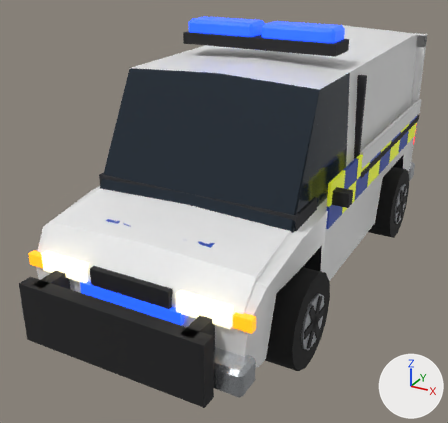
The glTF model assets/cars/policevan.glb, before and after one commit.
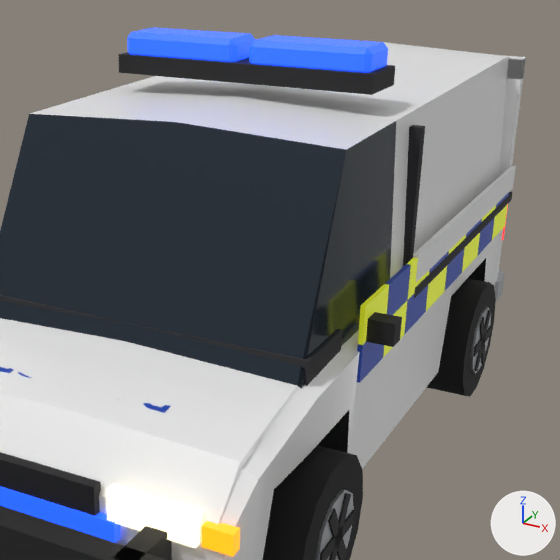
There are two pictures of each version: one whole from a 50 mm lens placed at (2.48, -5.36, 3.15), pointed at (-0.22, -0.44, 0.7), one close up on the part from 25% to 100% of the width and 0% to 79% of the height. Lighting does not change. The marker at lower right points along +X, +Y and +Z. The older version's two pictures come first. Where no turn or scale is listed for an object, it has been applied to the vertices. Vertices at exactly the same position are counted once.

Objects in the first close-up: 'policevan_body', 'policevan_door_l', 'policevan_wheel_fl', 'policevan_wheel_rl'.
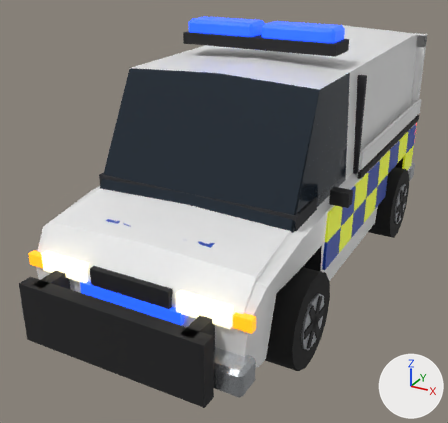
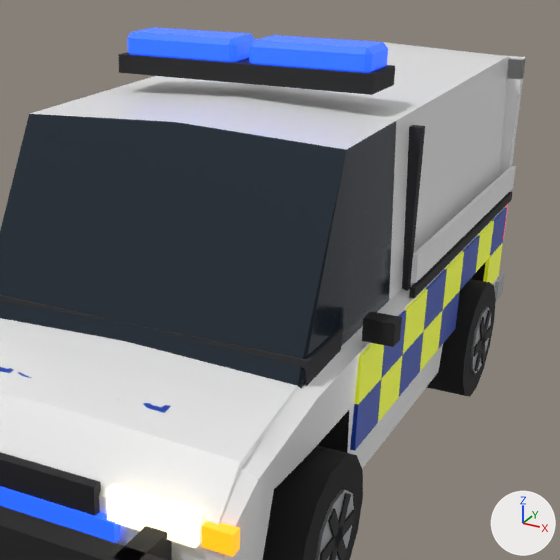
Location of each change, [x1, y1, x2, y2] in pixels of the close-ups (560 x 560 px; the box of a moved part takes in the faces that stretch with it):
'policevan_door_l', reshaped (7% narrower): before [344, 120, 411, 469]; after [344, 120, 406, 469]
part 1 of me_policevan_body, added (yellow): after [475, 221, 494, 273]
part 2 of me_policevan_body, deleted: before [426, 193, 509, 311]
part 3 of me_policevan_body, moved or reshaped: before [404, 217, 495, 334]; after [399, 207, 507, 396]
part 4 of me_policevan_door_l, deleted: before [383, 301, 407, 357]
part 5 of me_policevan_door_l, moved or reshaped: before [357, 264, 411, 383]; after [350, 310, 406, 451]

The change, as a diff of the scene's bpy script:
```diff
--- a/assets/cars/policevan.glb.py
+++ b/assets/cars/policevan.glb.py
@@ me_policevan_body @@
 # used by ob_policevan_body; location = (0.0, 0.0, 0.0)
-me_policevan_body.from_pydata(...)  # 1320 vertices, 2320 faces; spans x -1.01..1.01, y -2.56..2.46, z 0.3..2.47
+me_policevan_body.from_pydata(...)  # 1256 vertices, 2272 faces; spans x -1.01..1.01, y -2.56..2.46, z 0.3..2.47
+# me_policevan_body part 1: a new loose piece, a box spanning x 0.988..1.013, y 1.329..1.711, z 0.86..1.12, in mat_batty (yellow #d8e21a, glowing yellow #808716)
+# me_policevan_body part 2: 11 loose pieces with 88 vertices, spanning x -1.01..1.01, y -0.22..2.1, z 0.98..1.38, are deleted
+# me_policevan_body part 3: 34 vertices moved from x 0.99..1.01, y -0.22..1.71, z 0.98..1.38 to x 0.99..1.01, y -0.22..2.1, z 0.6..1.12; 14 vertices removed from x 0.99..1.01, y -0.22..1.71, z 0.98..1.38; 22 vertices added at x 0.99..1.01, y -0.22..2.1, z 0.6..1.12
+# other edits to the shape of me_policevan_body do not show in these pictures
 me_policevan_body.materials.append(mat_paint_policevan)
@@ me_policevan_door_l @@
 # used by ob_policevan_door_l; location = (1.0, -0.92, 0.0)
-me_policevan_door_l.from_pydata(...)  # 56 vertices, 78 faces; spans x -0.12..0.15, y 0.0..0.7, z 0.36..2.13
+me_policevan_door_l.from_pydata(...)  # 48 vertices, 78 faces; spans x -0.12..0.15, y 0.0..0.7, z 0.36..2.13
+# me_policevan_door_l part 4: the loose piece of 8 vertices spanning x -0.01..0.01, y 0.35..0.7, z 0.98..1.18 is deleted
+# me_policevan_door_l part 5
+# 10 vertices are removed from x -0.01..0.01, y 0.0..0.7, z 1.18..1.38
+# 28 faces are deleted
+# 4 vertices in x -0.01..0.01, y 0.0..0.35, z 0.98 move by (0.0, 0.0, -0.38)
+# 4 vertices in x -0.01..0.01, y 0.0..0.7, z 1.18 move by (0.0, 0.0, -0.32)
+# 4 vertices in x -0.01..0.01, y 0.35..0.7, z 1.38 move by (0.0, 0.0, -0.26)
+# 2 vertices move from x -0.01, y 0.0..0.35, z 1.18..1.38 to x -0.01..0.01, y 0.0..0.35, z 1.12
+# 10 vertices are added at x -0.01..0.01, y 0.0..0.7, z 0.6..1.12
+# 16 new faces join them, mat_battb (blue #1f48b8)
+# 24 new faces join them, mat_batty (yellow #d8e21a, glowing yellow #808716)
 me_policevan_door_l.materials.append(mat_paint_policevan)
```
